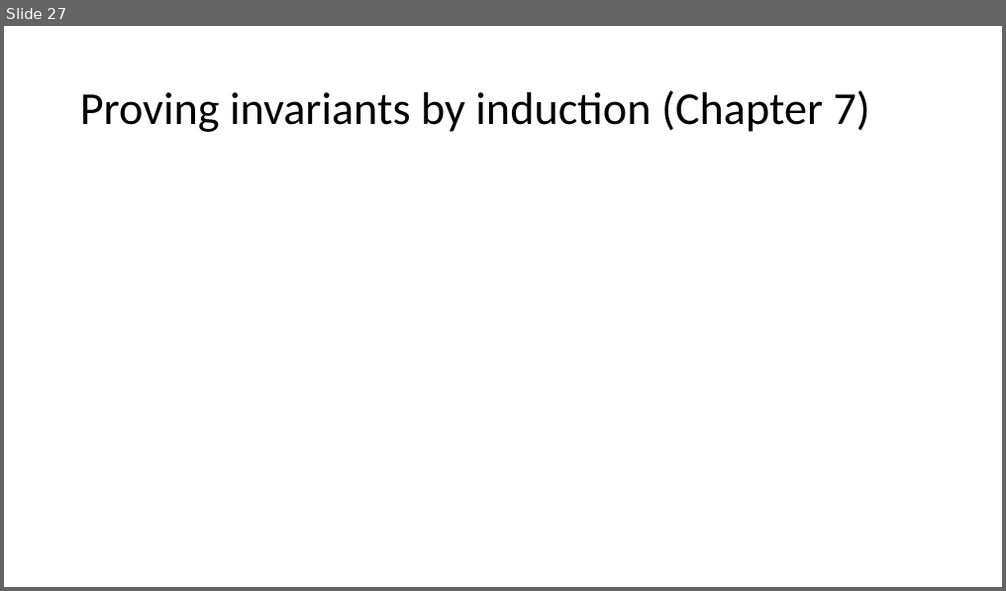
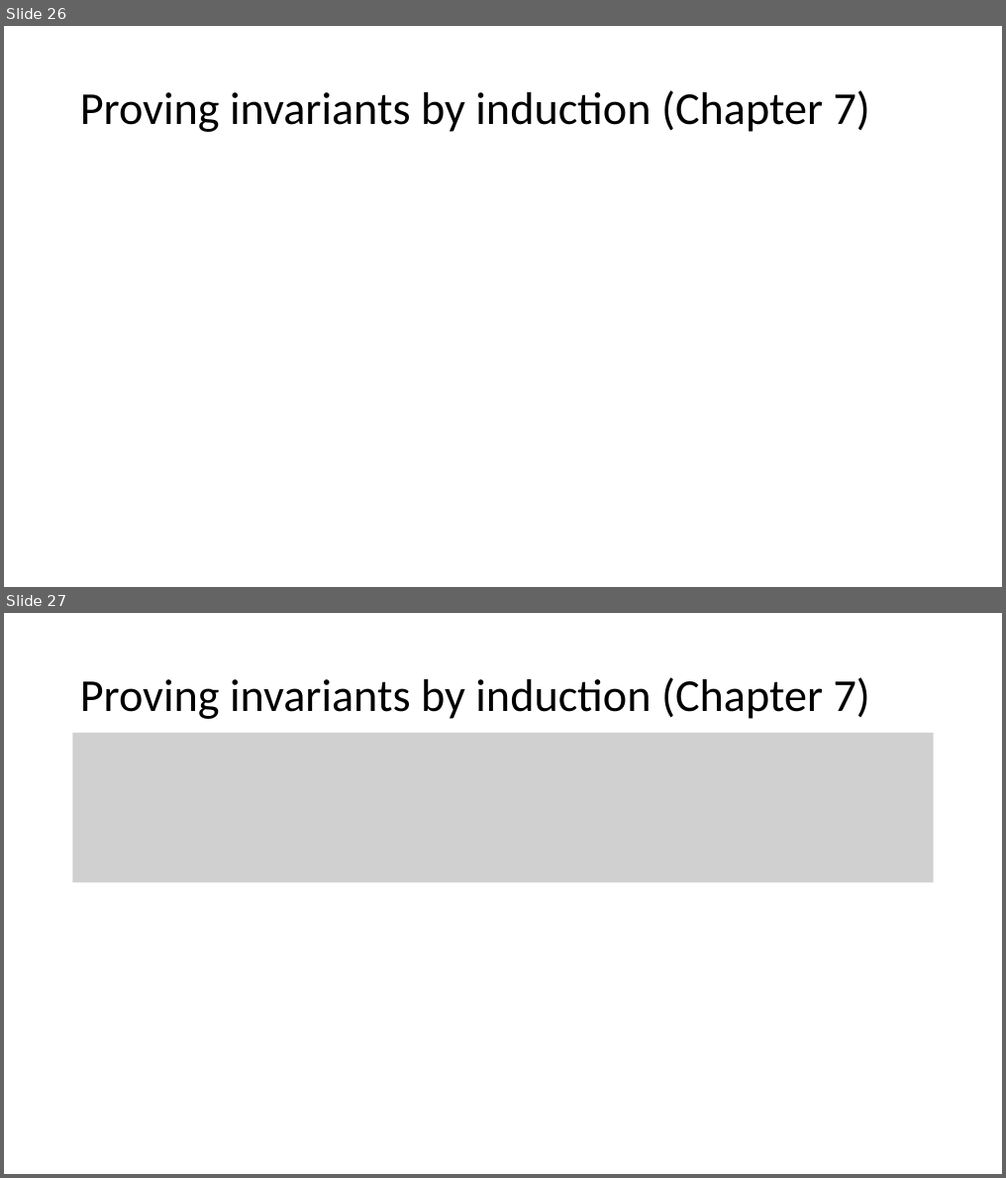
Before and after one commit to sayanmitracode/cpsbooksite, a slide deck: Slides/ModelingComputation.pptx. Shown one above the other, each under a label of ours: slide 27 before the commit, slides 26 and 27 after it. The pictures are 1006x591 and 1006x1178 pixels, drawn with LibreOffice and Linux fonts; fonts in the diff are those of the drawing; grey boxes stand for pictures. Boxes give left, top, right and bottom in pixels: in the first picture for what was removed or moved away, otherwise in the second. Text is boxed around its words. In the diff, an @@ line names an element or a change of style, - is before the commit and + after.

```diff
--- a/Slides/ModelingComputation.pptx
+++ b/Slides/ModelingComputation.pptx
@@ slide 27 added at bbox=[4, 613, 1002, 1174], background #FFFFFF @@
@@ title added at bbox=[80, 677, 870, 719], 44 pt, text #000000 @@
+Proving invariants by induction (Chapter 7)
@@ picture added at bbox=[73, 733, 934, 882] @@
@@ what was slide 27 is now slide 26 @@
```
Also in this commit, not shown: 9 slides changed, 2 other slides added, 3 other files.
